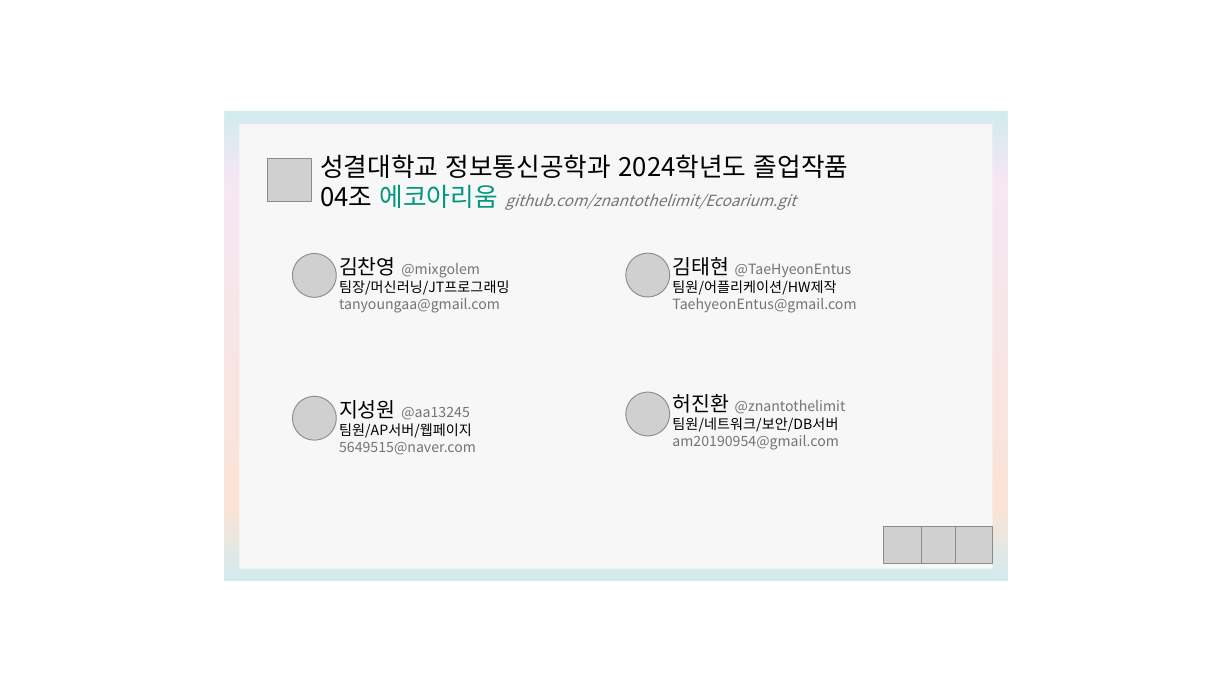
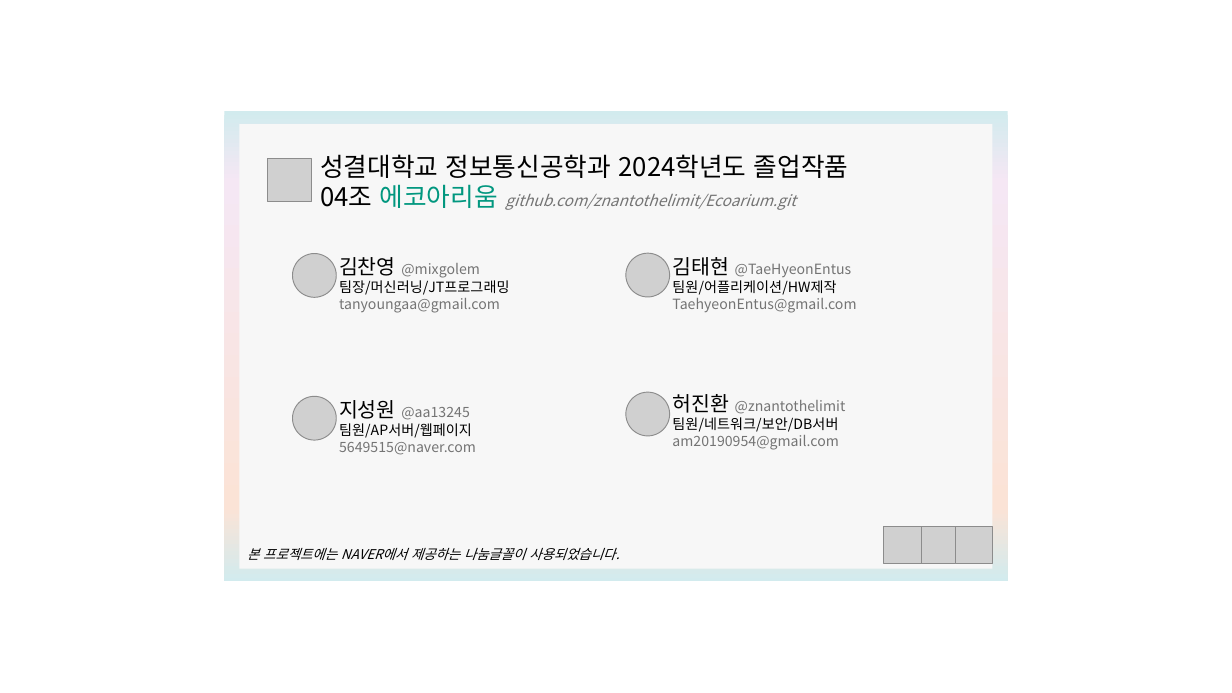
Before and after one commit to znantothelimit/Ecoarium, a slide deck: slide 3 of raspberry/tkinter_img/ecoarium_imgset.pptx. Drawn at 1232x693 pixels with LibreOffice and Linux fonts; fonts in the diff are those of the drawing; grey boxes stand for pictures. Boxes give left, top, right and bottom in pixels: in the first picture for what was removed or moved away, otherwise in the second. Text is boxed around its words. In the diff, an @@ line names an element or a change of style, - is before the commit and + after.

```diff
--- a/raspberry/tkinter_img/ecoarium_imgset.pptx
+++ b/raspberry/tkinter_img/ecoarium_imgset.pptx
@@ text added at bbox=[247, 548, 619, 560], 10.5 pt, text #000000, italic @@
+본 프로젝트에는 NAVER에서 제공하는 나눔글꼴이 사용되었습니다.
```
Also in this commit, not shown: 2 other files.
